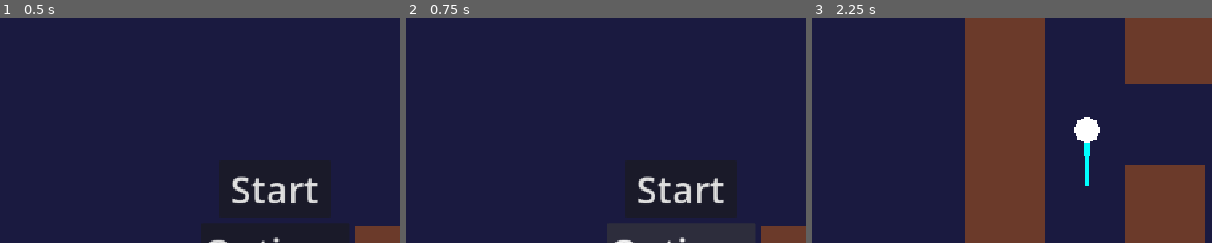
Above: before the commit, frames 1-3 (left to right).
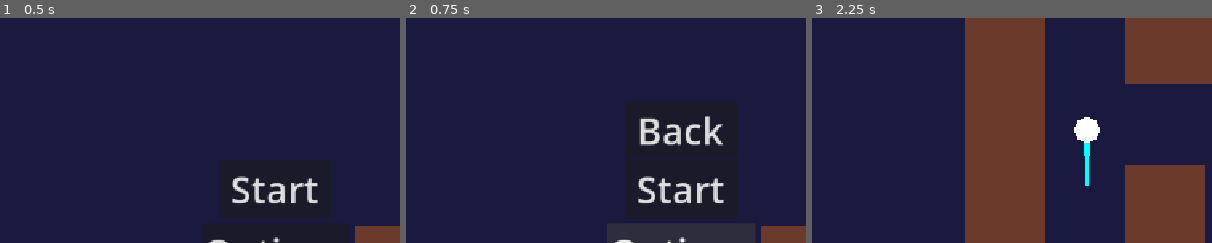
Above: after the commit, the same moments.

Repository: piotrrusak/coldcurve-vancouver
Game: Godot game, scene res://scenes/main.tscn
Same seed, same stepped clock (60 frames per second), same inputs: the game is played once before the commit and once after it.
Inputs (mouse positions are % of the whole screen's width and height, from its top left):
- Up to frame 1 (0.5 s): no input
- Up to frame 2 (0.75 s): click "Options" at 0.5 s
- Up to frame 3 (2.25 s): click (50, 50) at 1.25 s, where only the run after the commit has a clickable "Back"; click "Start" at 2 s
The pictures show only the part of the screen within x 16-66%, y 25-75%; the shares and areas given below are measured in that part.

Frame 1 is identical in both runs. In frame 2, 1.3% of the frame differs, in the area x 58-80%, y 43-57%; in frame 3, nothing differs.

Commit message:
Basic options scene

Diff:
--- /dev/null
+++ b/scenes/options/options.tscn
@@ -0,0 +1,24 @@
+[gd_scene format=3 uid="uid://b4xmoptions1sc"]
+
+[ext_resource type="Script" uid="uid://c7xmpoptions12" path="res://scripts/options/options.gd" id="1"]
+
+[node name="Options" type="CanvasLayer" unique_id=101010101]
+layer = 2
+script = ExtResource("1")
+
+[node name="BackButton" type="Button" parent="." unique_id=202020202]
+anchors_preset = 8
+anchor_left = 0.5
+anchor_top = 0.5
+anchor_right = 0.5
+anchor_bottom = 0.5
+offset_left = -90.0
+offset_top = -45.0
+offset_right = 90.0
+offset_bottom = 45.0
+grow_horizontal = 2
+grow_vertical = 2
+theme_override_font_sizes/font_size = 60
+text = "Back"
+
+[connection signal="pressed" from="BackButton" to="." method="_on_back_button_pressed"]
--- a/scripts/Chud/hud.gd
+++ b/scripts/Chud/hud.gd
@@ -1,6 +1,8 @@
 extends CanvasLayer
 
 signal start_game
+
+const OptionsScene = preload("res://scenes/options/options.tscn")
 
 func show_game_over():
 	$StartButton.show()
@@ -19,7 +21,8 @@
 	start_game.emit()
 
 func _on_options_button_pressed():
-	pass
+	var options = OptionsScene.instantiate()
+	get_tree().root.add_child(options)
 
 func _on_exit_button_pressed():
 	get_tree().quit()
--- /dev/null
+++ b/scripts/options/options.gd
@@ -0,0 +1,7 @@
+extends CanvasLayer
+
+signal back
+
+func _on_back_button_pressed():
+	back.emit()
+	queue_free()
Not shown, added: scripts/options/options.gd.uid
